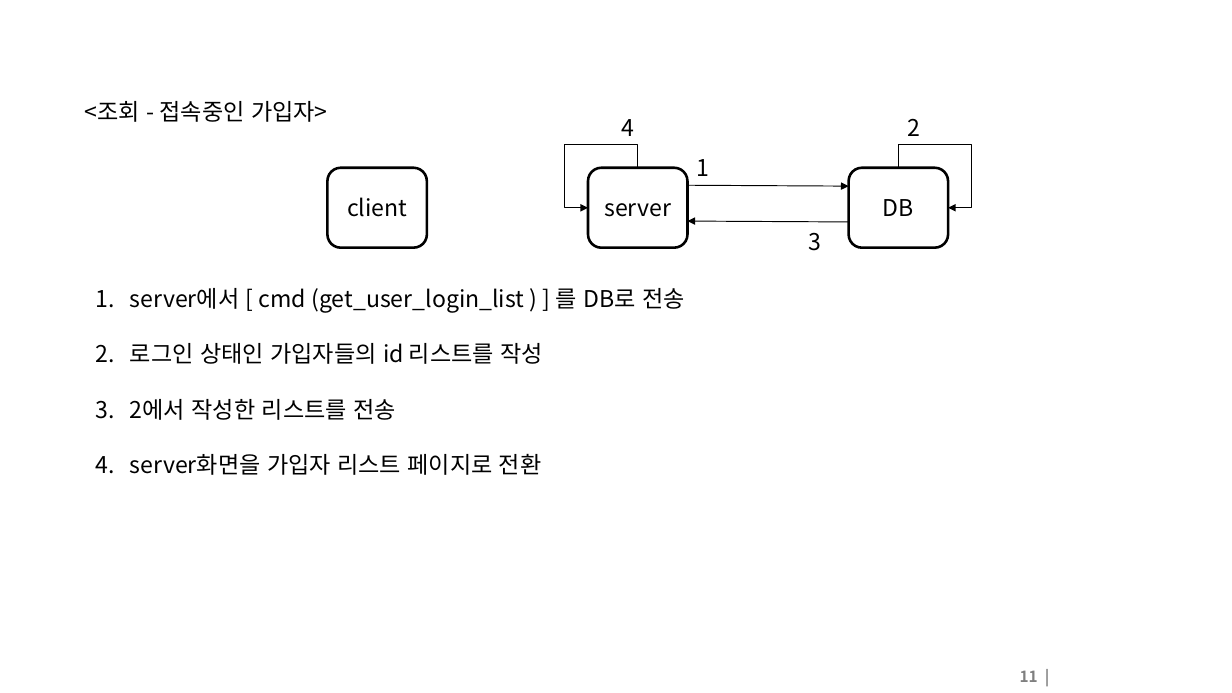
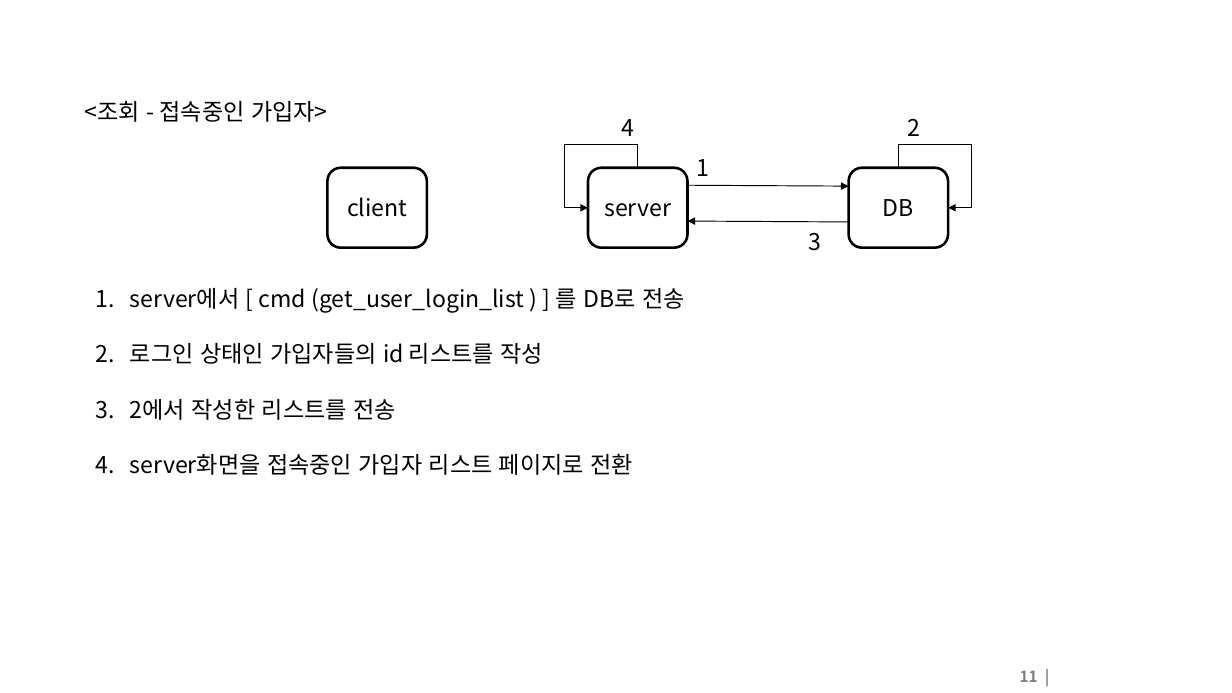
Before and after one commit to yunsarasak/tcp_chat, a slide deck: slide 11 of doc/functional_specification_new.pptx. Drawn at 1232x693 pixels with LibreOffice and Linux fonts; fonts in the diff are those of the drawing; background and template pictures are left out. Boxes give left, top, right and bottom in pixels: in the first picture for what was removed or moved away, otherwise in the second. Text is boxed around its words. In the diff, an @@ line names an element or a change of style, - is before the commit and + after.

```diff
--- a/doc/functional_specification_new.pptx
+++ b/doc/functional_specification_new.pptx
@@ text at (130, 453, 633, 475): text changed @@
-4. server화면을 가입자 리스트 페이지로 전환
+4. server화면을 접속중인 가입자 리스트 페이지로 전환
```
Also in this commit, not shown: 10 other slides changed, 20 slides added, 1 slide removed.
